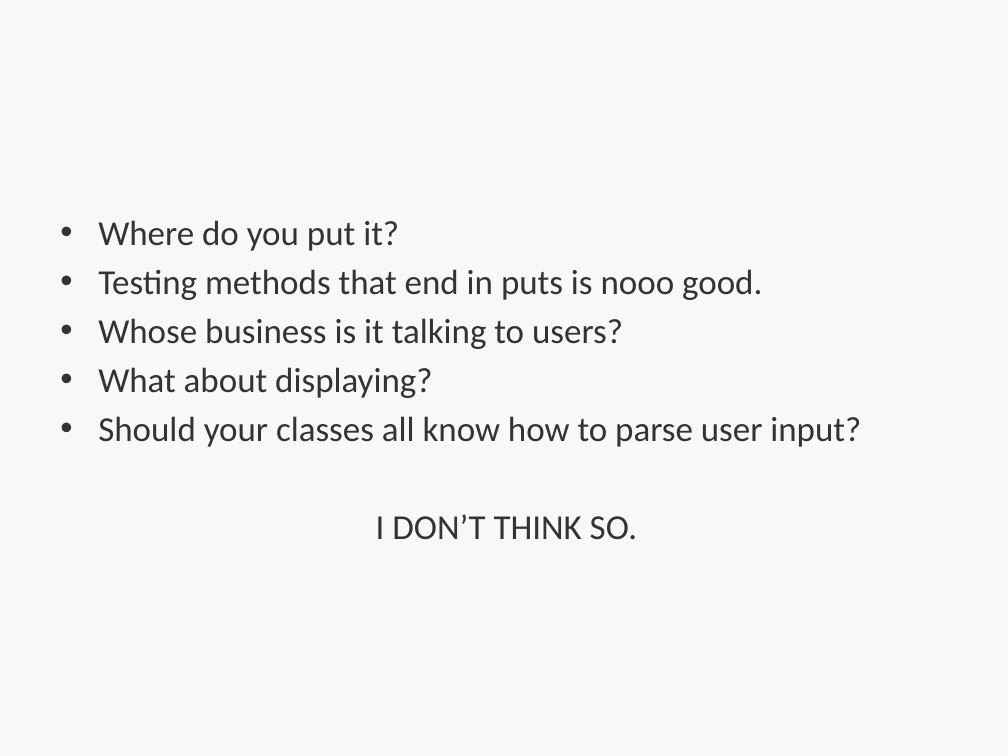
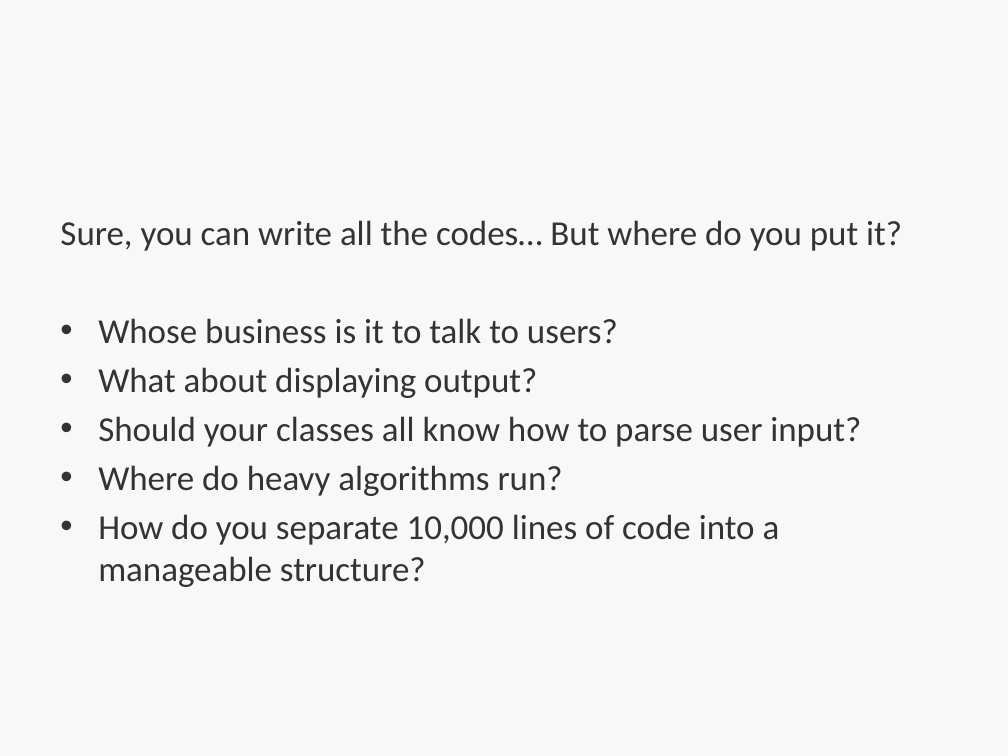
Before and after one commit to bootcoder/lectures, a slide deck: slide 2 of 1phase/ruby-mvc-single-res/HT-MVC.pptx. Drawn at 1008x756 pixels with LibreOffice and Linux fonts; fonts in the diff are those of the drawing; background and template pictures are left out. Boxes give left, top, right and bottom in pixels: in the first picture for what was removed or moved away, otherwise in the second. Text is boxed around its words. In the diff, an @@ line names an element or a change of style, - is before the commit and + after.

```diff
--- a/1phase/ruby-mvc-single-res/HT-MVC.pptx
+++ b/1phase/ruby-mvc-single-res/HT-MVC.pptx
@@ text at (60,220,902,398): text changed @@
-• Where do you put it?
-• Testing methods that end in puts is nooo good.
-• Whose business is it talking to users?
-• What about displaying?
+Sure, you can write all the codes… But where do you put it?
+• Whose business is it to talk to users?
+• What about displaying output?
@@ text at (98,465,780,587): text changed @@
-I DON’T THINK SO.
+• Where do heavy algorithms run?
+• How do you separate 10,000 lines of code into a manageable structure?
```
Also in this commit, not shown: 2 other slides changed, 1 slide added.
